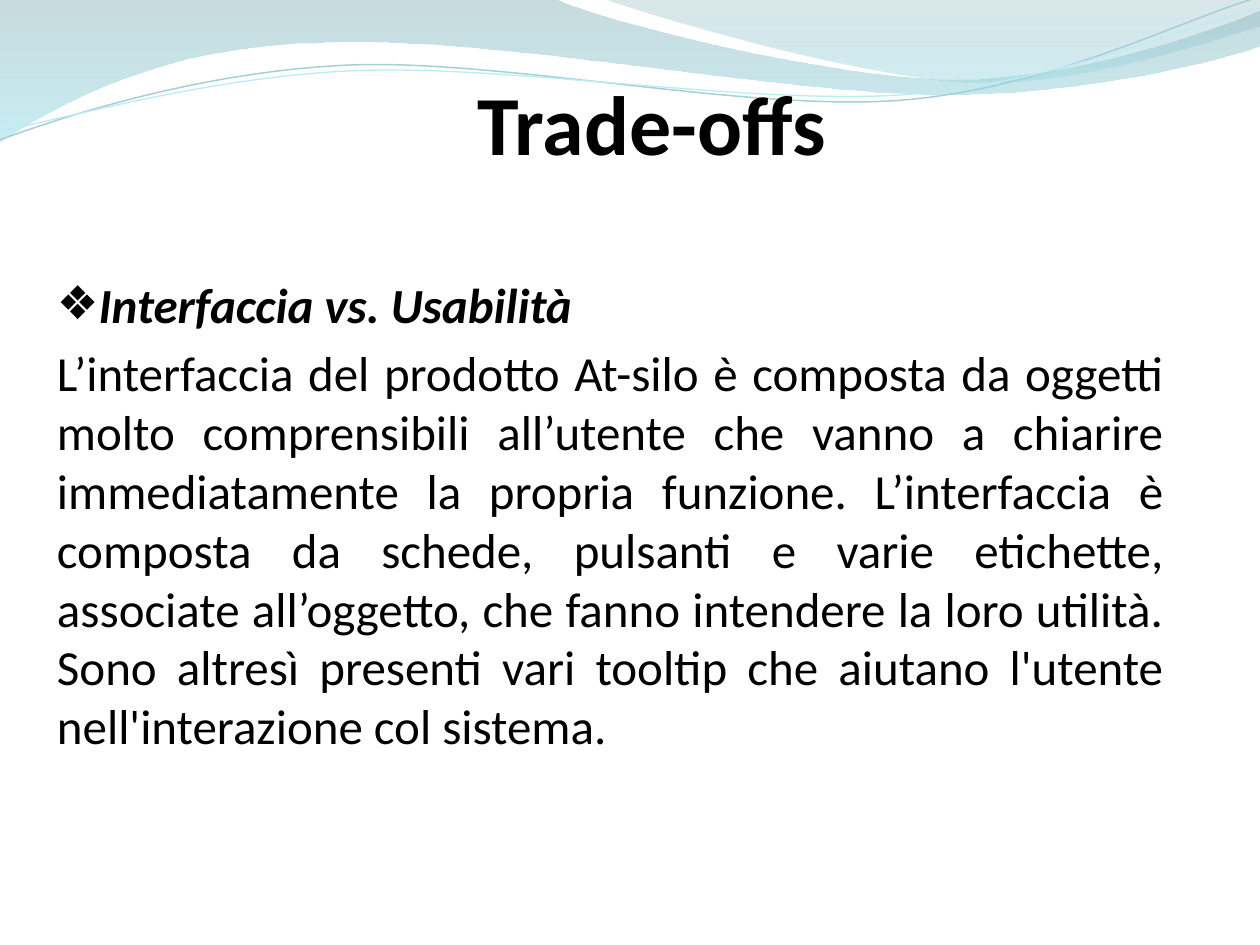
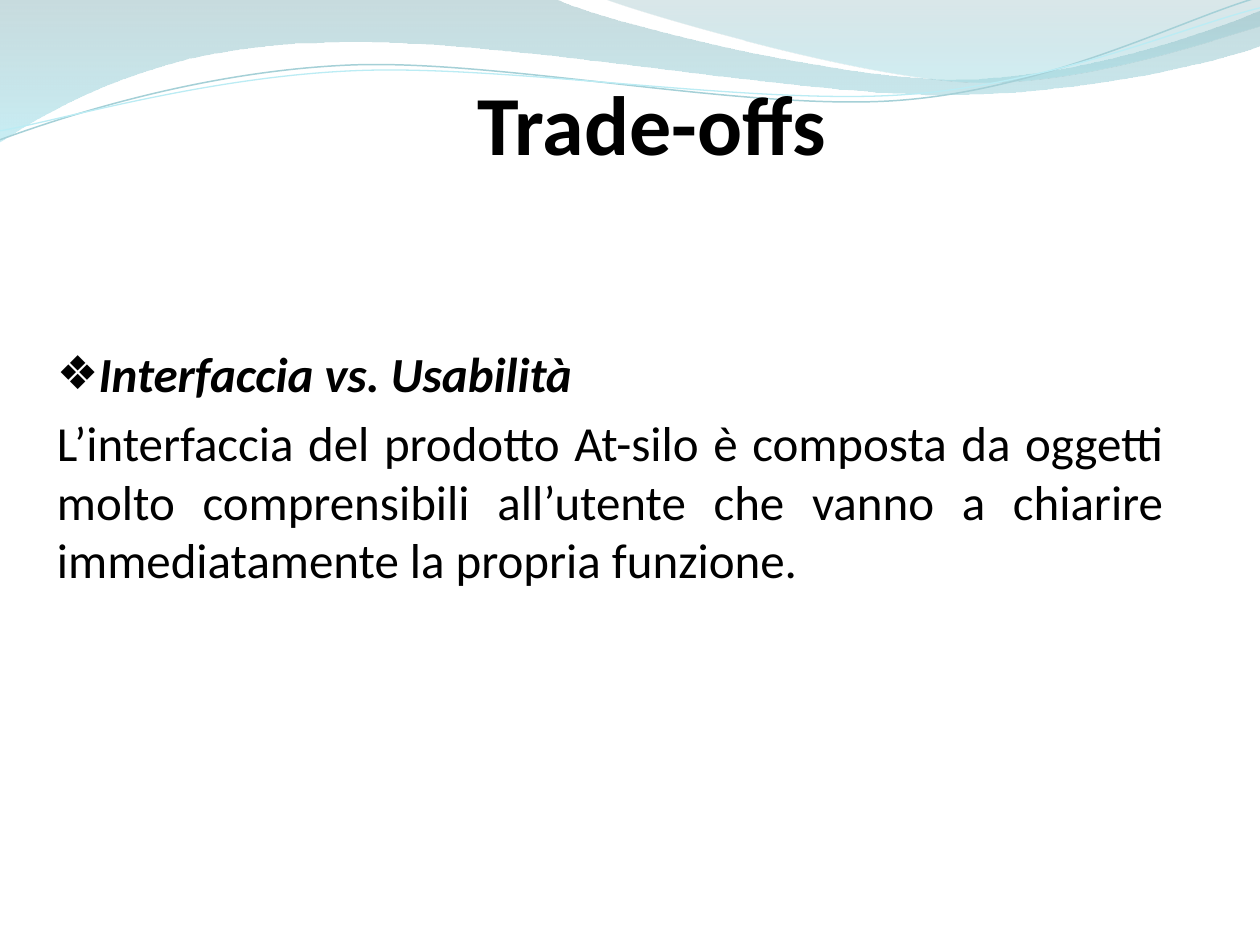
Before and after one commit to ammirate/at-silo, a slide deck: slide 11 of Presentazione/Atsilo1/Micco/Atsilo_A_Micco.pptx. Drawn at 1260x945 pixels with LibreOffice and Linux fonts; fonts in the diff are those of the drawing. Boxes give left, top, right and bottom in pixels: in the first picture for what was removed or moved away, otherwise in the second. Text is boxed around its words. In the diff, an @@ line names an element or a change of style, - is before the commit and + after.

```diff
--- a/Presentazione/Atsilo1/Micco/Atsilo_A_Micco.pptx
+++ b/Presentazione/Atsilo1/Micco/Atsilo_A_Micco.pptx
@@ text "Interfaccia vs. Usabilità": place and size @@
-text "Interfaccia vs. Usabilità" at [57, 288, 1163, 745]
+text "Interfaccia vs. Usabilità" at [57, 357, 1163, 586]
@@ text at [57, 426, 1163, 586]: text changed @@
-L’interfaccia del prodotto At-silo è composta da oggetti molto comprensibili all’utente che vanno a chiarire immediatamente la propria funzione. L’interfaccia è composta da schede, pulsanti e varie etichette, associate all’oggetto, che fanno intendere la loro utilità. Sono altresì presenti vari tooltip che aiutano l'utente nell'interazione col sistema.
+L’interfaccia del prodotto At-silo è composta da oggetti molto comprensibili all’utente che vanno a chiarire immediatamente la propria funzione.
```
Also in this commit, not shown: 6 other slides changed.
